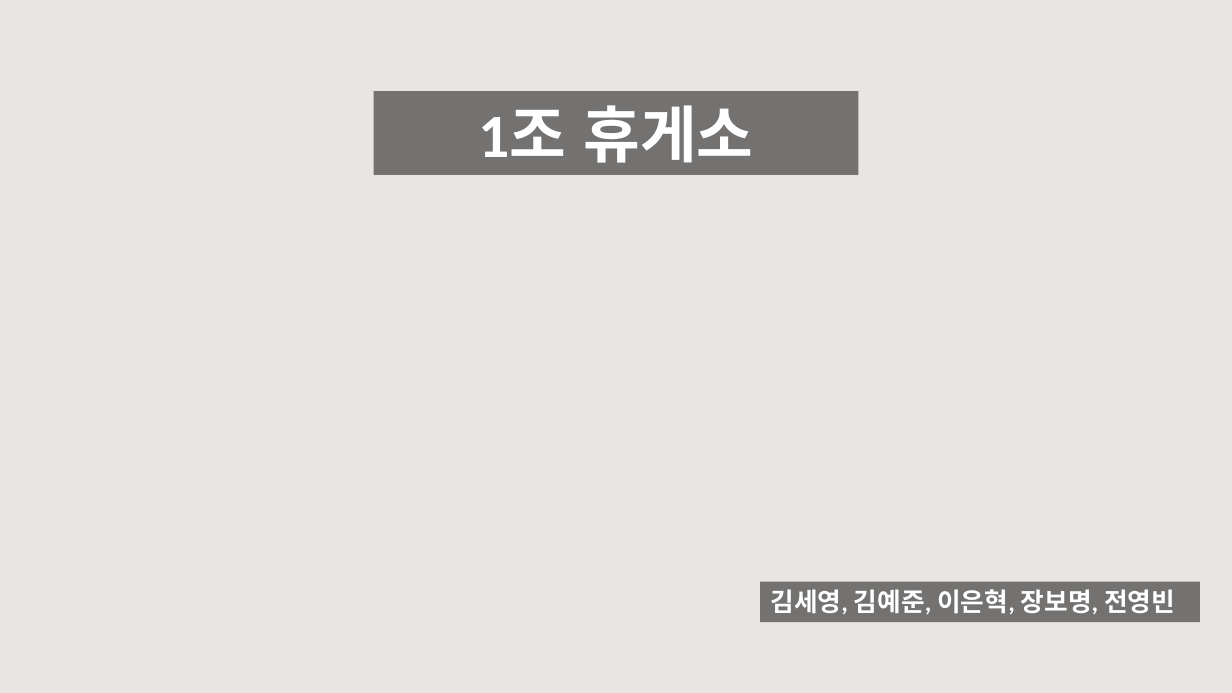
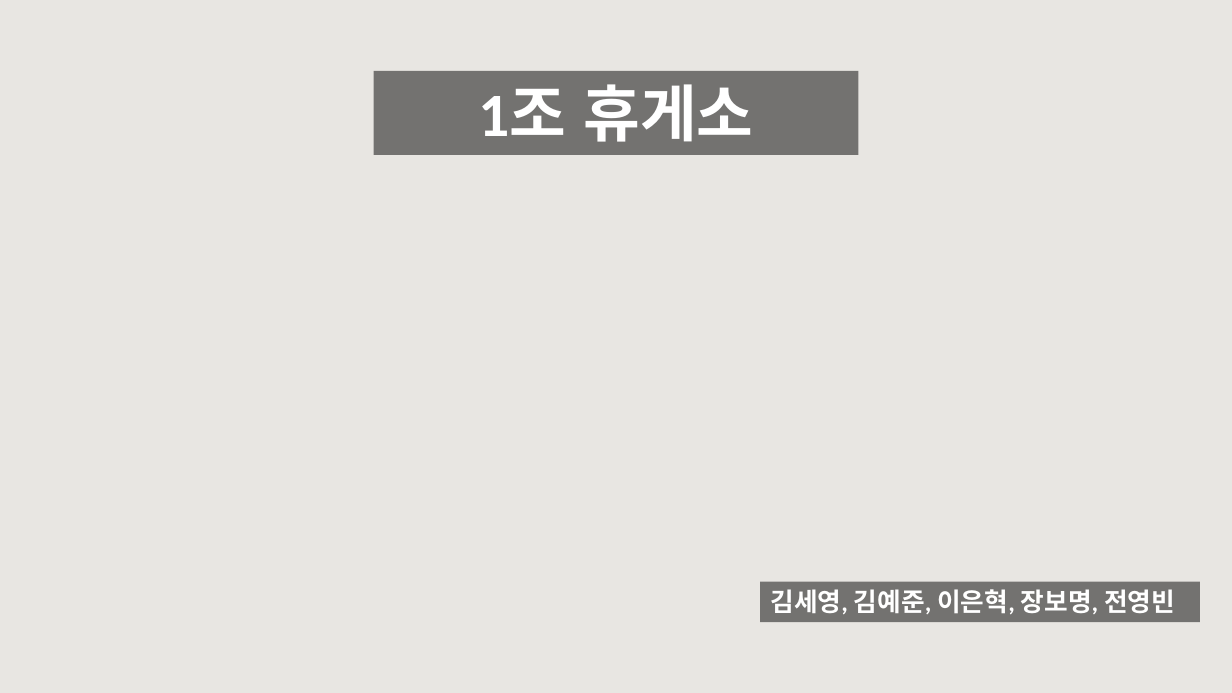
Before and after one commit to bm150/docs_playdata_final_project, a slide deck: slide 1 of presentation/휴게소.pptx. Drawn at 1232x693 pixels with LibreOffice and Linux fonts; fonts in the diff are those of the drawing; background and template pictures are left out. Boxes give left, top, right and bottom in pixels: in the first picture for what was removed or moved away, otherwise in the second. Text is boxed around its words. In the diff, an @@ line names an element or a change of style, - is before the commit and + after.

```diff
--- a/presentation/휴게소.pptx
+++ b/presentation/휴게소.pptx
@@ rectangle "1조 휴게소": place and size @@
-rectangle "1조 휴게소" at [373, 91, 859, 176]
+rectangle "1조 휴게소" at [373, 71, 859, 155]
```
Also in this commit, not shown: 1 other slide changed, 1 slide added, 1 other file.
